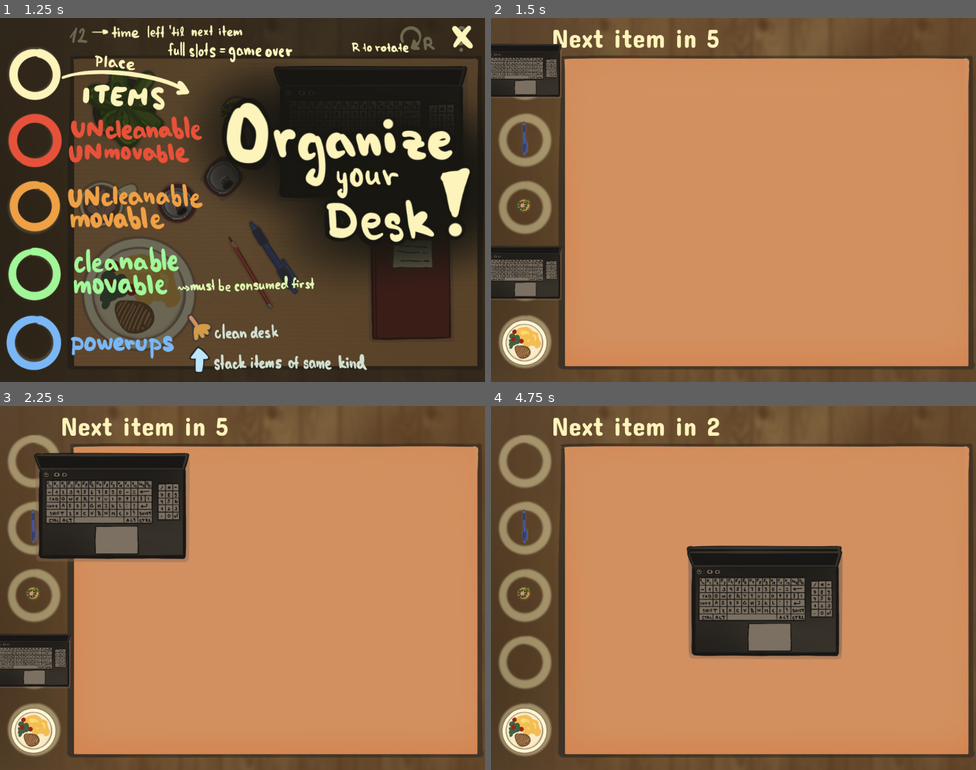
Above: before the commit, frames 1-4 (two rows, left to right).
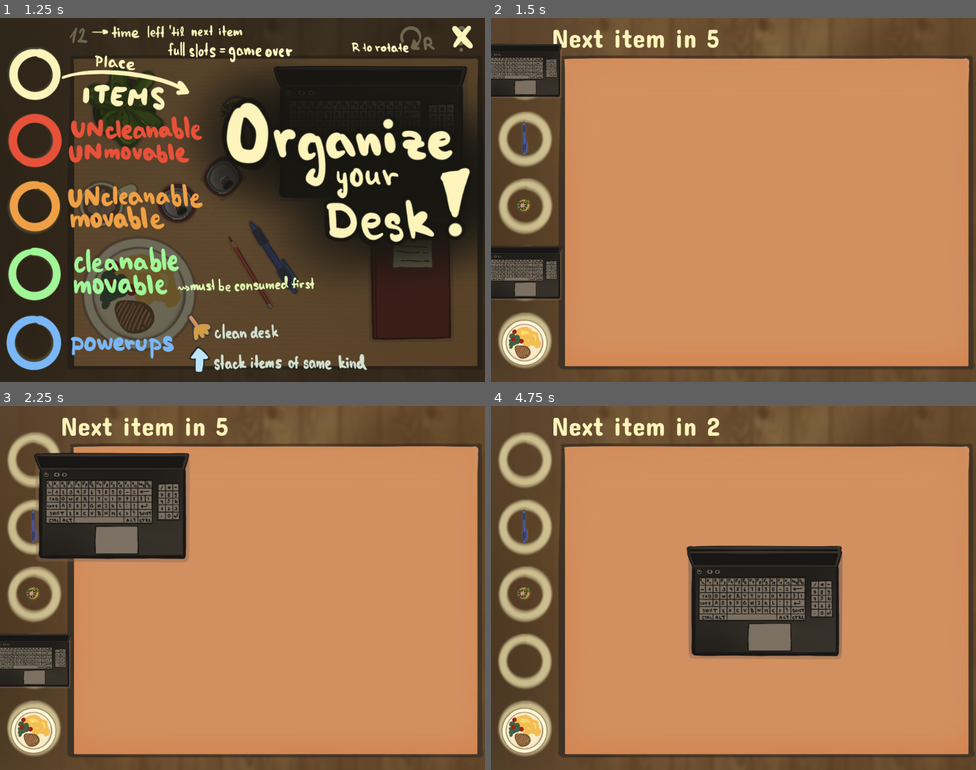
Above: after the commit, the same moments.

Repository: Nekaque/GJTraining
Game: Godot game, scene res://scenes/menu.tscn
The game is run twice, just before and just after one commit, with the same random seed, the same clock (stepped at 60 frames per second) and the same inputs.
Inputs (mouse positions are in pixels of both pictures, inside the frame that each line leads up to):
- Up to frame 1 (1.25 s): click (242, 167) at 0.5 s
- Up to frame 2 (1.5 s): click (951, 36) at 1.25 s
- Up to frame 3 (2.25 s): tap Enter at 2 s; drag from (33, 460) to (276, 598) at 2.02 s
- Up to frame 4 (4.75 s): tap Space at 2.75 s; drag from (524, 529) to (767, 598) at 2.77 s; move the mouse to (524, 595) at 3.52 s; press the mouse at (524, 595) at 3.53 s; release the mouse at (524, 595) at 4.25 s; tap Enter at 4.25 s; drag from (524, 664) to (767, 606) at 4.27 s

Frame 1 is identical in both runs. In frame 2, 1.7% of the frame differs, in the area x 1-13%, y 25-94%; in frame 3, 1.9%; in frame 4, 3.0%, in the area x 1-13%, y 7-94%.

Commit message:
koelcka barvicky

Diff:
--- a/scenes/main.tscn
+++ b/scenes/main.tscn
@@ -8,9 +8,53 @@
 [ext_resource type="Texture2D" uid="uid://bmb0qrjhpwd5b" path="res://assets/buttons/cross.png" id="6_tefeu"]
 [ext_resource type="Texture2D" uid="uid://bsl7v6g2gc1h5" path="res://assets/backgrounds/end.png" id="7_o6xl0"]
 [ext_resource type="FontFile" uid="uid://ctmyhkfdv32rt" path="res://assets/fonts/ConcertOne-Regular.ttf" id="8_3xlq0"]
+[ext_resource type="Texture2D" uid="uid://crw3sy06516dt" path="res://assets/buttons/kolecka.png" id="9_5pd4y"]
 
 [sub_resource type="RectangleShape2D" id="RectangleShape2D_tbgi4"]
 size = Vector2(851, 649)
+
+[sub_resource type="AtlasTexture" id="AtlasTexture_wcgky"]
+atlas = ExtResource("9_5pd4y")
+region = Rect2(0, 0, 131, 139)
+
+[sub_resource type="AtlasTexture" id="AtlasTexture_7wor4"]
+atlas = ExtResource("9_5pd4y")
+region = Rect2(0, 139, 131, 139)
+
+[sub_resource type="AtlasTexture" id="AtlasTexture_ulkvn"]
+atlas = ExtResource("9_5pd4y")
+region = Rect2(0, 278, 131, 139)
+
+[sub_resource type="AtlasTexture" id="AtlasTexture_67lr1"]
+atlas = ExtResource("9_5pd4y")
+region = Rect2(0, 417, 131, 139)
+
+[sub_resource type="AtlasTexture" id="AtlasTexture_6plaw"]
+atlas = ExtResource("9_5pd4y")
+region = Rect2(0, 556, 131, 139)
+
+[sub_resource type="SpriteFrames" id="SpriteFrames_qdrhg"]
+animations = [{
+"frames": [{
+"duration": 1.0,
+"texture": SubResource("AtlasTexture_wcgky")
+}, {
+"duration": 1.0,
+"texture": SubResource("AtlasTexture_7wor4")
+}, {
+"duration": 1.0,
+"texture": SubResource("AtlasTexture_ulkvn")
+}, {
+"duration": 1.0,
+"texture": SubResource("AtlasTexture_67lr1")
+}, {
+"duration": 1.0,
+"texture": SubResource("AtlasTexture_6plaw")
+}],
+"loop": true,
+"name": &"koleckos",
+"speed": 5.0
+}]
 
 [node name="Main" type="Node2D"]
 script = ExtResource("1_sugp2")
@@ -121,6 +165,38 @@
 offset_right = 287.0
 offset_bottom = 680.0
 
+[node name="kolecka" type="Node2D" parent="."]
+
+[node name="kolecko1" type="AnimatedSprite2D" parent="kolecka"]
+position = Vector2(78, 121)
+sprite_frames = SubResource("SpriteFrames_qdrhg")
+animation = &"koleckos"
+frame_progress = 0.802991
+
+[node name="kolecko2" type="AnimatedSprite2D" parent="kolecka"]
+position = Vector2(78, 263)
+sprite_frames = SubResource("SpriteFrames_qdrhg")
+animation = &"koleckos"
+frame_progress = 0.105747
+
+[node name="kolecko3" type="AnimatedSprite2D" parent="kolecka"]
+position = Vector2(79, 404)
+sprite_frames = SubResource("SpriteFrames_qdrhg")
+animation = &"koleckos"
+frame_progress = 0.610203
+
+[node name="kolecko4" type="AnimatedSprite2D" parent="kolecka"]
+position = Vector2(77, 546)
+sprite_frames = SubResource("SpriteFrames_qdrhg")
+animation = &"koleckos"
+frame_progress = 0.733293
+
+[node name="kolecko5" type="AnimatedSprite2D" parent="kolecka"]
+position = Vector2(77, 687)
+sprite_frames = SubResource("SpriteFrames_qdrhg")
+animation = &"koleckos"
+frame_progress = 0.104693
+
 [connection signal="timeout" from="Timer" to="." method="_on_timer_timeout"]
 [connection signal="pressed" from="Tutorial/TextureButton" to="." method="_on_texture_button_pressed"]
 [connection signal="pressed" from="End/Button" to="." method="_on_button_pressed"]
Binary file added: assets/buttons/kolecka.png
Not shown, added: assets/buttons/kolecka.png.import
Not shown: 1 places in scenes/main.tscn that only renumber resources
